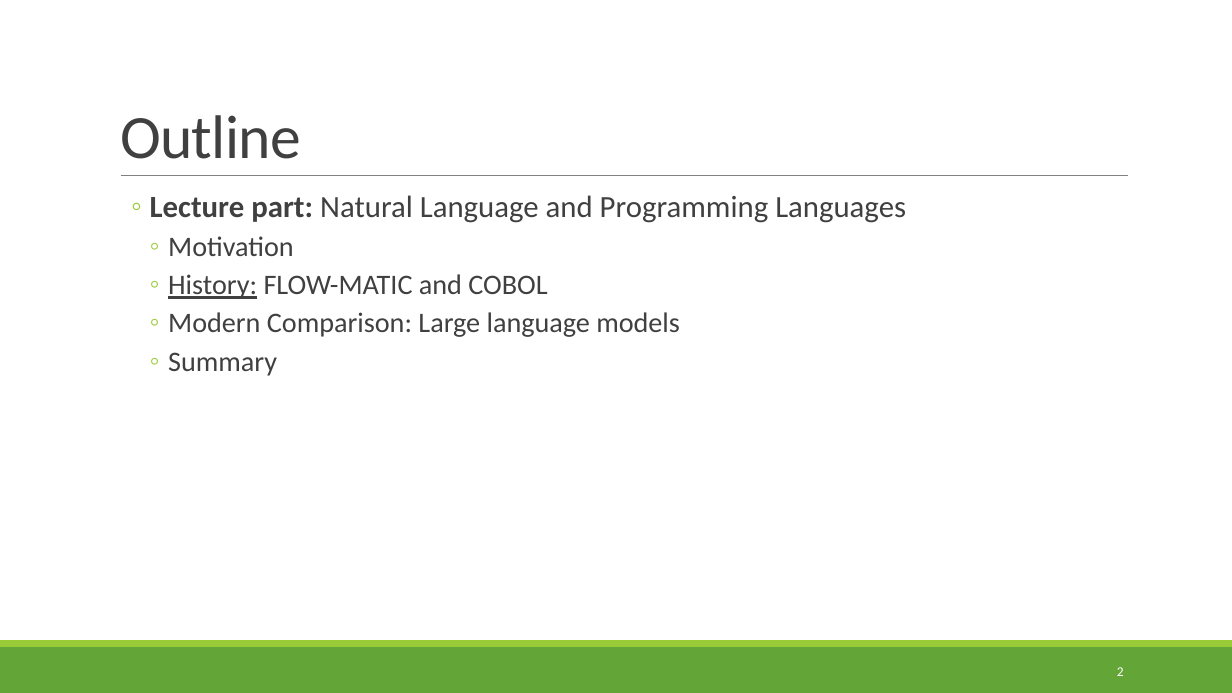
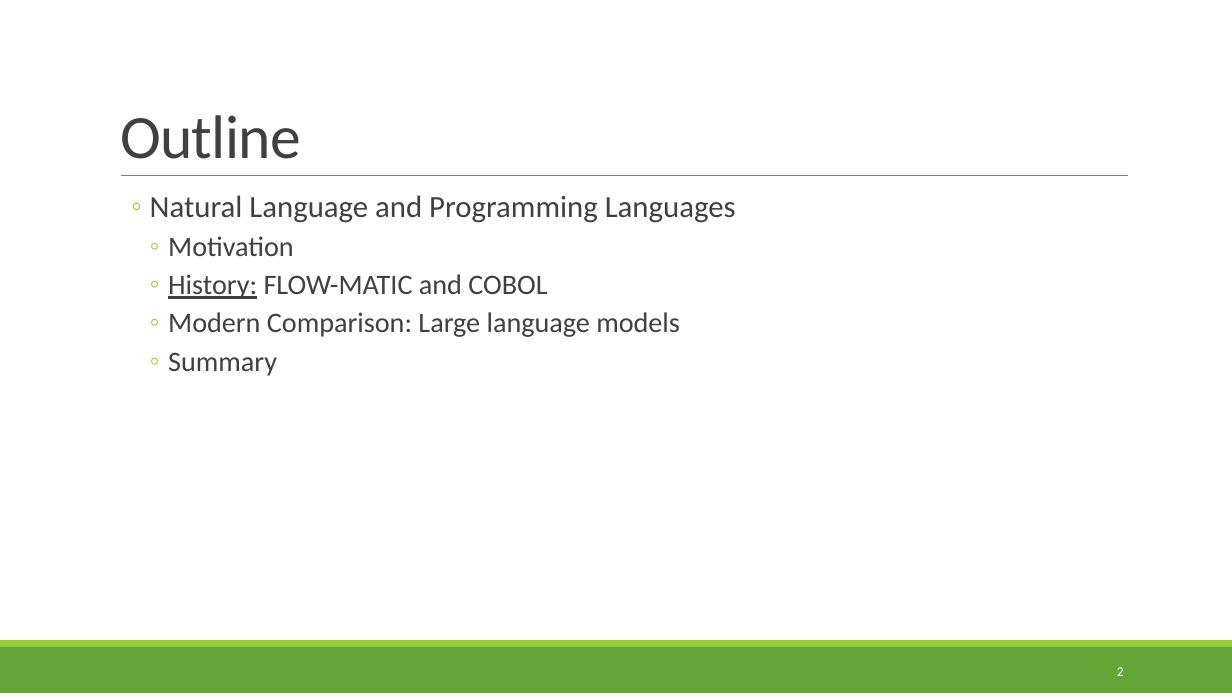
Before and after one commit to rbohrer/pl-course, a slide deck: slide 2 of LectureSlides/11NaturalLanguage.pptx. Drawn at 1232x693 pixels with LibreOffice and Linux fonts; fonts in the diff are those of the drawing. Boxes give left, top, right and bottom in pixels: in the first picture for what was removed or moved away, otherwise in the second. Text is boxed around its words. In the diff, an @@ line names an element or a change of style, - is before the commit and + after.

```diff
--- a/LectureSlides/11NaturalLanguage.pptx
+++ b/LectureSlides/11NaturalLanguage.pptx
@@ text at (150, 195, 736, 223): text changed @@
-  ◦ Lecture part: Natural Language and Programming Languages
+  ◦ Natural Language and Programming Languages
```
